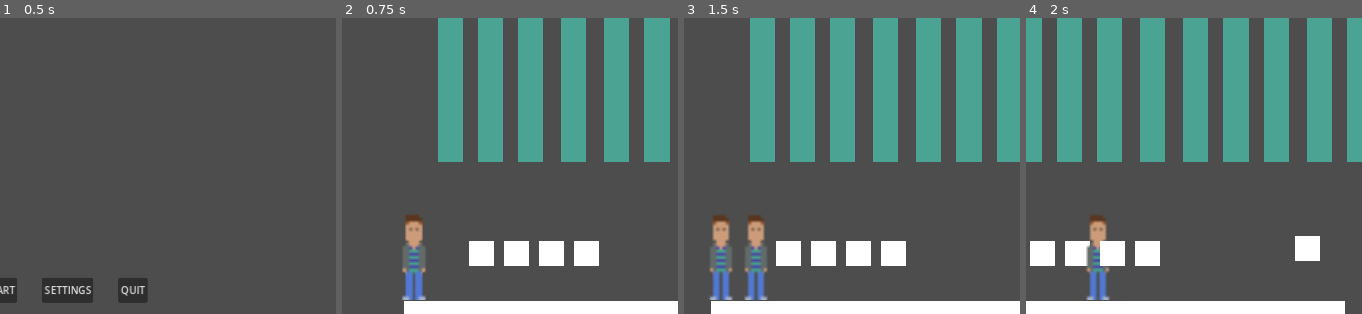
Above: before the commit, frames 1-4 (left to right).
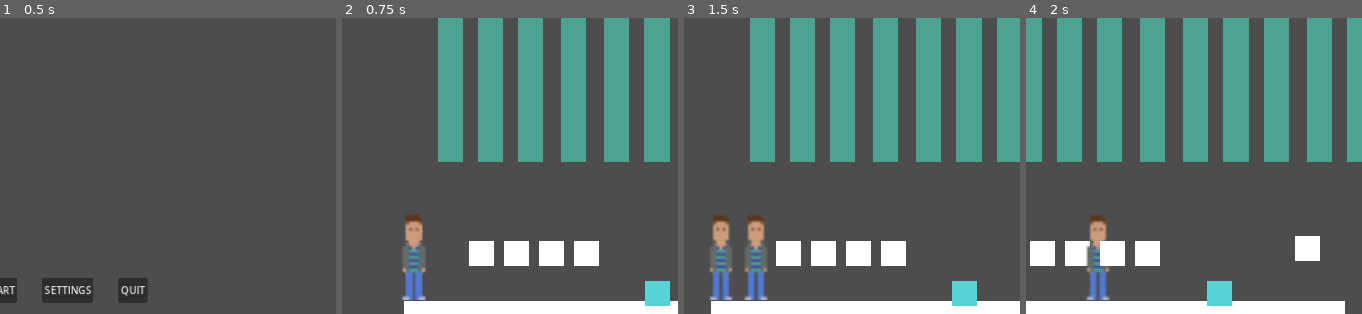
Above: after the commit, the same moments.

Repository: adamsocki/test_godot
Game: Godot game, scene res://game_manager.tscn
The game is run twice, just before and just after one commit, with the same random seed, the same clock (stepped at 60 frames per second) and the same inputs.
Inputs (mouse positions are % of the whole screen's width and height, from its top left):
- Up to frame 1 (0.5 s): no input
- Up to frame 2 (0.75 s): click "START" at 0.5 s
- Up to frame 3 (1.5 s): tap Enter at 1.25 s; move the mouse to (67, 46) at 1.27 s; hold D (move_right) from 1.28 s (still down)
- Up to frame 4 (2 s): keep holding D (move_right)
The pictures show only the part of the screen within x 30-80%, y 48-98%; the shares and areas given below are measured in that part.

Frame 1 is identical in both runs. In frame 2, 0.6% of the frame differs, in the area x 90-98%, y 88-98%; in frame 3, 0.6%; in frame 4, 0.6%.

Commit message:
init entity manager

Diff:
--- a/game1_2D/EntityManager.gd
+++ b/game1_2D/EntityManager.gd
@@ -1,7 +1,6 @@
 extends Node
 
 var entities = {}
-
 
 enum EntityType {TERRAIN, PLAYER, TEST, FERN, WALL, POST}
 
@@ -9,7 +8,6 @@
 	# Initialize our entity storage
 	for type in EntityType.values():
 		entities[type] = []
-
 
 func add_entity(type, entity):
 	# Add the entity to the appropriate list
--- /dev/null
+++ b/game1_2D/Key.gd
@@ -0,0 +1,4 @@
+# Key.gd
+extends "res://Entity.gd"
+
+var key_code: String
--- /dev/null
+++ b/game1_2D/entity.gd
@@ -0,0 +1,18 @@
+extends Node2D
+
+var is_active = true
+
+var entity_id: int
+var entity_name: String
+
+# Called when the node enters the scene tree for the first time.
+func _ready():
+	pass
+
+func deactivate():
+	is_active = false
+	hide()
+
+func activate():
+	is_active = true
+	show()
--- /dev/null
+++ b/game1_2D/entity.tscn
@@ -0,0 +1,6 @@
+[gd_scene load_steps=2 format=3 uid="uid://b5bqg8uvcmds4"]
+
+[ext_resource type="Script" path="res://entity.gd" id="1_oesri"]
+
+[node name="Entity" type="Node2D"]
+script = ExtResource("1_oesri")
--- /dev/null
+++ b/game1_2D/key.tscn
@@ -0,0 +1,11 @@
+[gd_scene load_steps=2 format=3 uid="uid://b1vds5kpb31vp"]
+
+[ext_resource type="Script" path="res://Key.gd" id="1_uvlkr"]
+
+[node name="Key" type="Node2D"]
+script = ExtResource("1_uvlkr")
+
+[node name="ColorRect" type="ColorRect" parent="."]
+offset_right = 40.0
+offset_bottom = 40.0
+color = Color(0.345098, 0.823529, 0.843137, 1)
--- a/game1_2D/levels/level_1.tscn
+++ b/game1_2D/levels/level_1.tscn
@@ -1,8 +1,9 @@
-[gd_scene load_steps=4 format=3 uid="uid://dd1x5rds8v7ws"]
+[gd_scene load_steps=5 format=3 uid="uid://dd1x5rds8v7ws"]
 
 [ext_resource type="Script" path="res://levels/level_1.gd" id="1_o4g7v"]
 [ext_resource type="PackedScene" uid="uid://cpgpbqlbe10c8" path="res://wall.tscn" id="2_l6414"]
 [ext_resource type="Texture2D" uid="uid://pcmlj6qt40dk" path="res://character/man_idle1.png" id="3_grcw3"]
+[ext_resource type="PackedScene" uid="uid://b1vds5kpb31vp" path="res://key.tscn" id="4_nypv0"]
 
 [node name="Level1" type="Node2D"]
 position = Vector2(-96, -64)
@@ -340,3 +341,6 @@
 offset_top = 424.0
 offset_right = 472.0
 offset_bottom = 464.0
+
+[node name="Key" parent="." instance=ExtResource("4_nypv0")]
+position = Vector2(546, 488)
--- a/game1_2D/player.gd
+++ b/game1_2D/player.gd
@@ -9,9 +9,29 @@
 
 var to_move = false
 
-#var velocity = Vector2.ZERO
 
-#var velocity = Vector2.ZERO
+
+var inventory = {}
+
+
+func pick_up_entity(entity):
+	inventory[entity.id] = entity
+	entity.queue_free()  # Remove the entity from the scene
+
+
+func has_entity(entity_id):
+	return entity_id in inventory
+
+
+func use_entity(entity_id, remove):
+	if has_entity(entity_id):
+		var entity = inventory[entity_id]
+		# Perform the action associated with the entity
+		entity.perform_action()
+		# Remove the entity from the inventory after use if remove
+		if remove:
+			inventory.erase(entity_id)
+
 
 # Called when the node enters the scene tree for the first time.
 func _ready():
--- a/game1_2D/ui_manager.tscn
+++ b/game1_2D/ui_manager.tscn
@@ -16,6 +16,7 @@
 [node name="Cursor" type="Node2D" parent="Camera_UI"]
 
 [node name="CheckBox" type="CheckBox" parent="Camera_UI"]
+layout_mode = 0
 offset_left = -437.0
 offset_top = -538.0
 offset_right = -413.0
@@ -23,6 +24,7 @@
 scale = Vector2(10, 10)
 
 [node name="ItemList" type="ItemList" parent="Camera_UI"]
+layout_mode = 0
 offset_left = 1159.0
 offset_top = 48.0
 offset_right = 1219.0
Not shown, changed: .DS_Store
